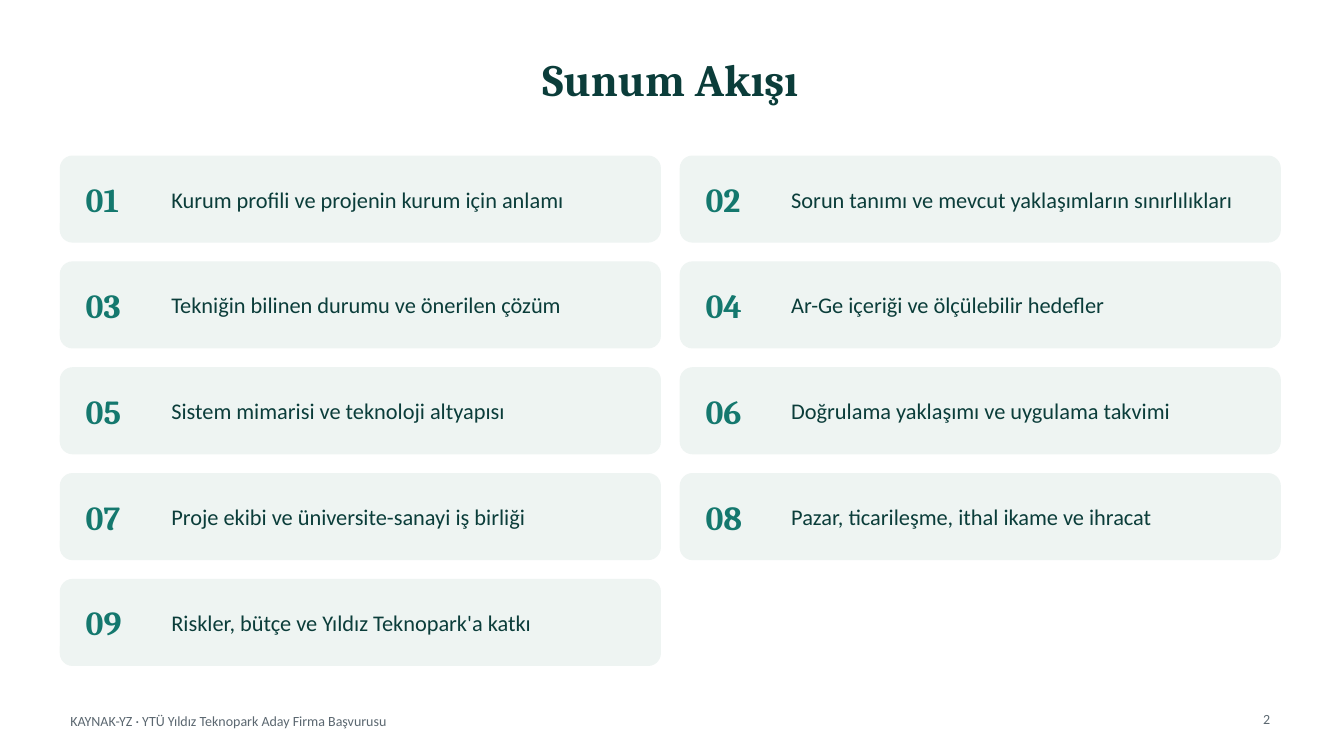
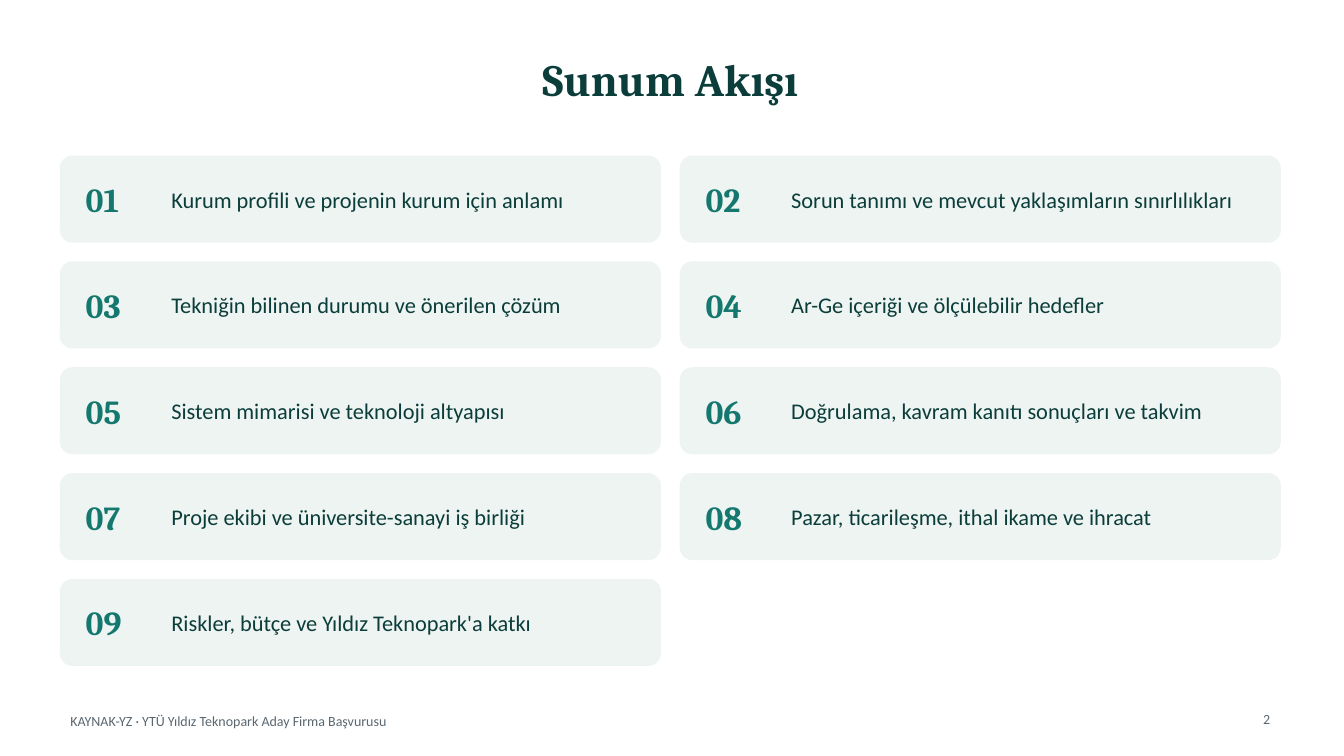
Before and after one commit to adecust/yildiz-teknopark-basvuru, a slide deck: slide 2 of teslim/KAYNAK-YZ_Firma_Proje_Sunumu.pptx. Drawn at 1344x756 pixels with LibreOffice and Linux fonts; fonts in the diff are those of the drawing. Boxes give left, top, right and bottom in pixels: in the first picture for what was removed or moved away, otherwise in the second. Text is boxed around its words. In the diff, an @@ line names an element or a change of style, - is before the commit and + after.

Commit message:
Araştırma doğrulaması ve kavram kanıtı: Ar-Ge çekirdeği gerçek ders içeriğinde ölçüldü
- prototip/: yerel ve açık modellerle (Cosmos T1, turkish-e5-large, bge-m3,
  bge-reranker-v2-m3, mDeBERTa NLI) erişim, cevaplanabilirlik kapısı,
  uçtan uca cevap/ret ve sızıntı deneyleri; ders verisi lisans nedeniyle repoda değil
- Sonuçlar: Recall@5 %100 (83 soru); kapı ile kaynak dışı doğru ret %74 -> %98,
  uydurma 12 -> 1; deterministik tarayıcı ile sızıntı %67,5 -> %2,5.
  Olumsuz bulgu: hazır çok dilli NLI ile Türkçe iddia doğrulama başarısız (AR-904)
- docs/07: dış iddiaların birincil kaynaklardan doğrulanması ve PoC raporu
- Belgeler: KVKK 2026 tutarları, Bastani ve ark. (Türkiye'de yapılmış RKÇ),
  Google 2026 rakip bilgisi, TÜBİTAK 1507 takvimi, KOBİ tanımı, AB YZ Yasası tarihi
- Tutarsızlıklar: eski görev kimlikleri, teknoloji kararı kesinleşme satırları,
  MinIO/AGPL çelişkisi, Faz 2 başvuru tarihi (KT-6) birleştirildi
- Sunum 20 slayta çıktı (13: kavram kanıtı); özete kavram kanıtı bölümü eklendi

```diff
--- a/teslim/KAYNAK-YZ_Firma_Proje_Sunumu.pptx
+++ b/teslim/KAYNAK-YZ_Firma_Proje_Sunumu.pptx
@@ text at box(791, 403, 1202, 423): text changed @@
-Doğrulama yaklaşımı ve uygulama takvimi
+Doğrulama, kavram kanıtı sonuçları ve takvim
```
Also in this commit, not shown: 3 other slides changed, 1 slide added, 33 other files.
